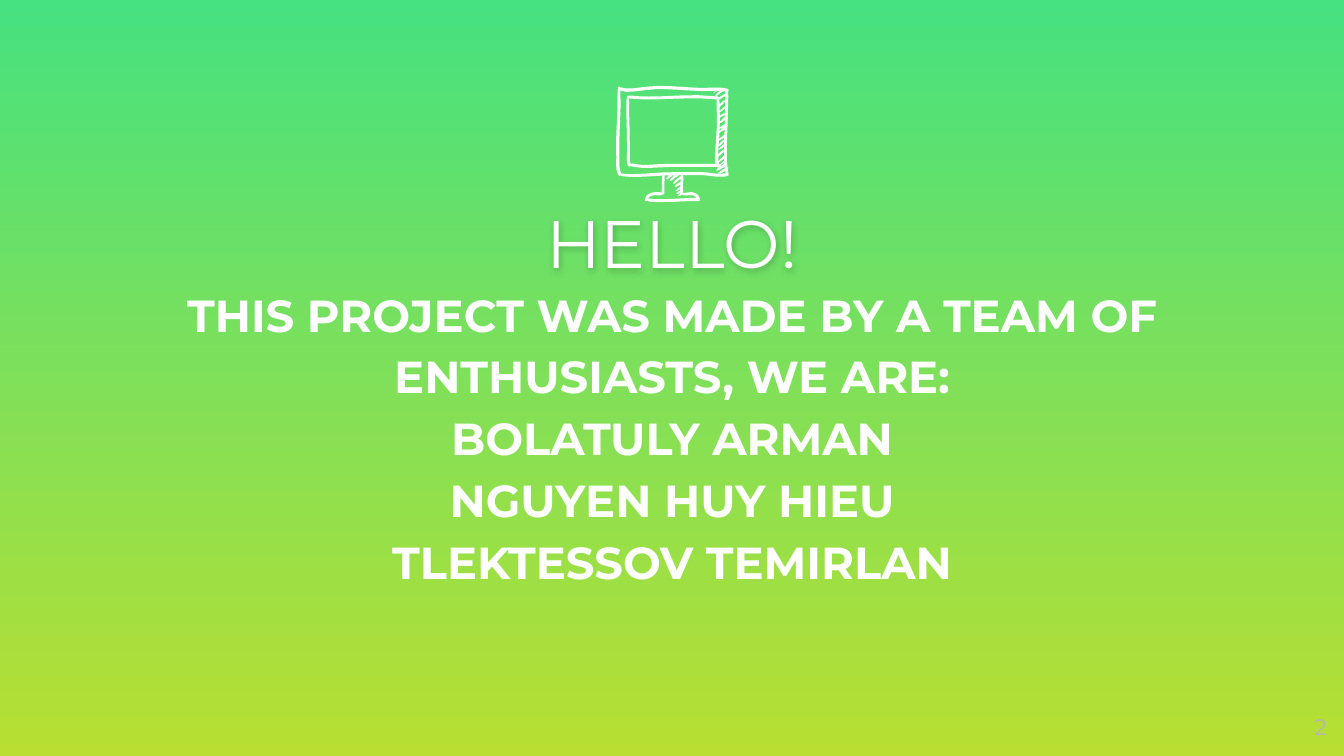
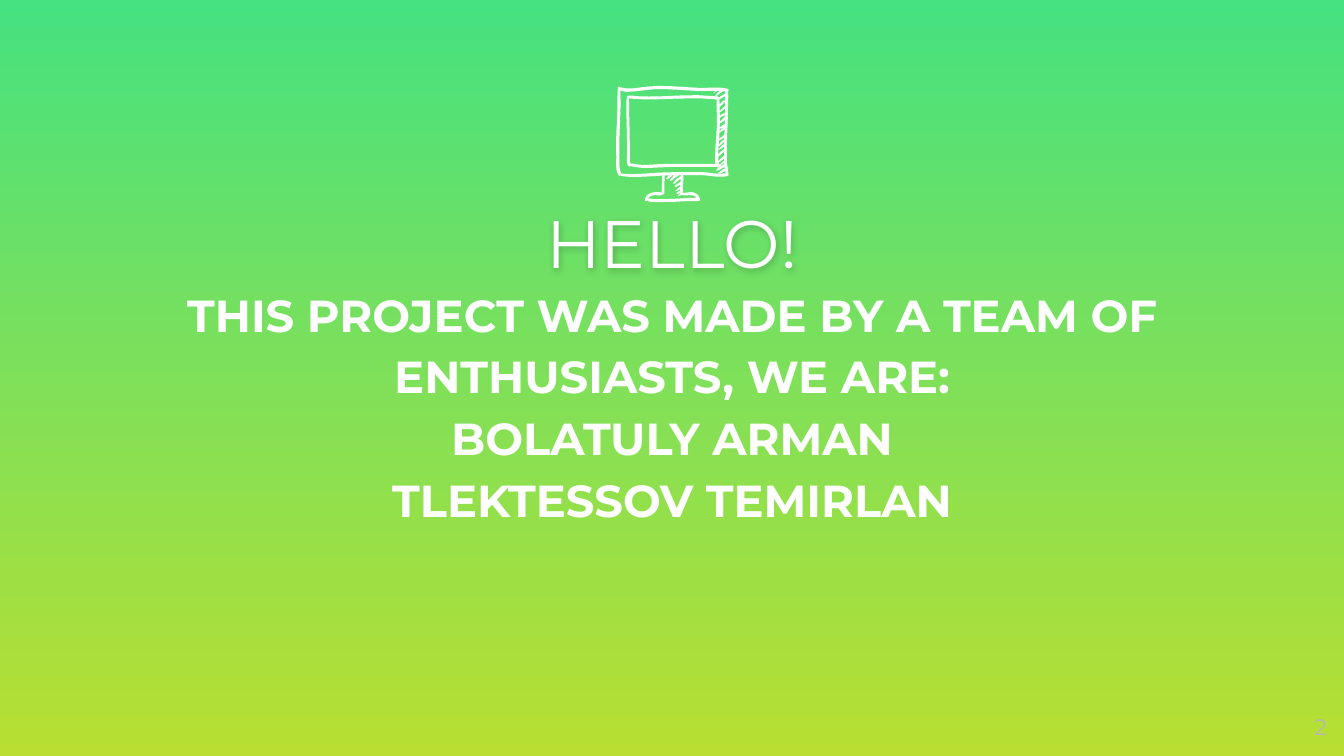
Before and after one commit to ttlektessov/Car-Renting, a slide deck: slide 2 of Project python.pptx. Drawn at 1344x756 pixels with LibreOffice and Linux fonts; fonts in the diff are those of the drawing; background and template pictures are left out. Boxes give left, top, right and bottom in pixels: in the first picture for what was removed or moved away, otherwise in the second. Text is boxed around its words. In the diff, an @@ line names an element or a change of style, - is before the commit and + after.

```diff
--- a/Project python.pptx
+++ b/Project python.pptx
@@ subtitle at [450, 485, 894, 518]: paragraph removed @@
-NGUYEN HUY HIEU
```
Also in this commit, not shown: 3 slides removed.
